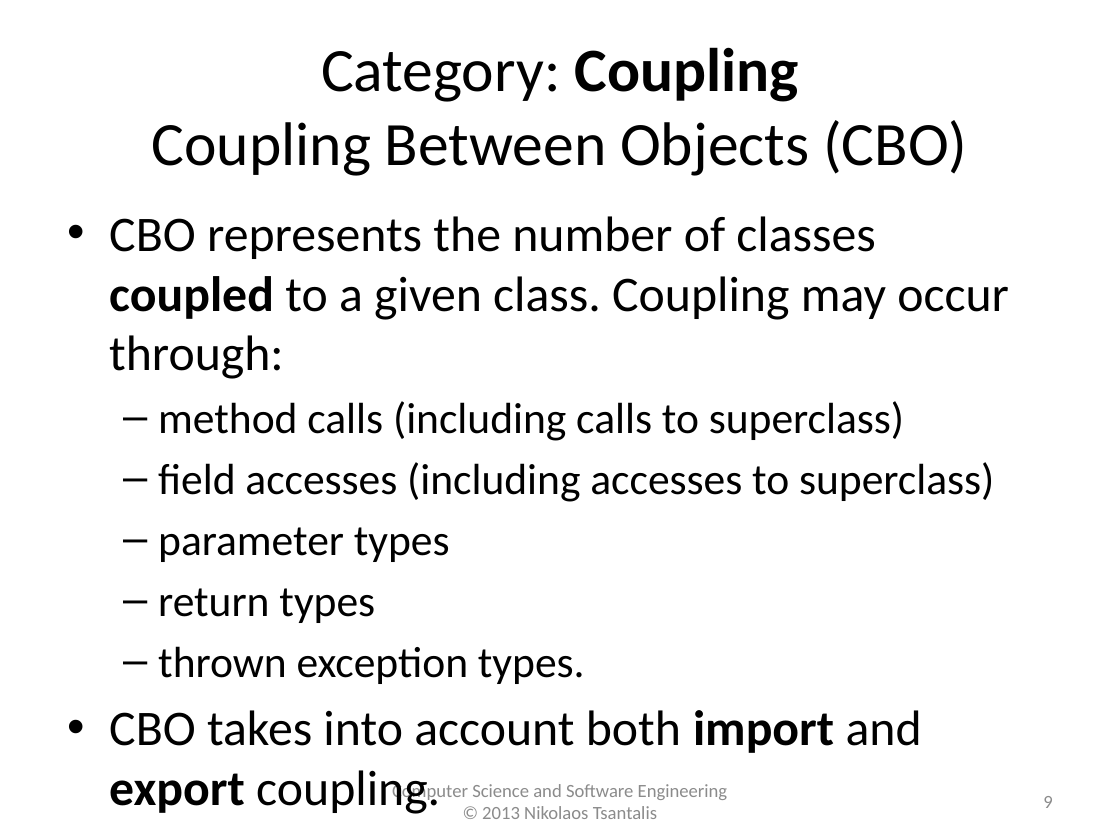
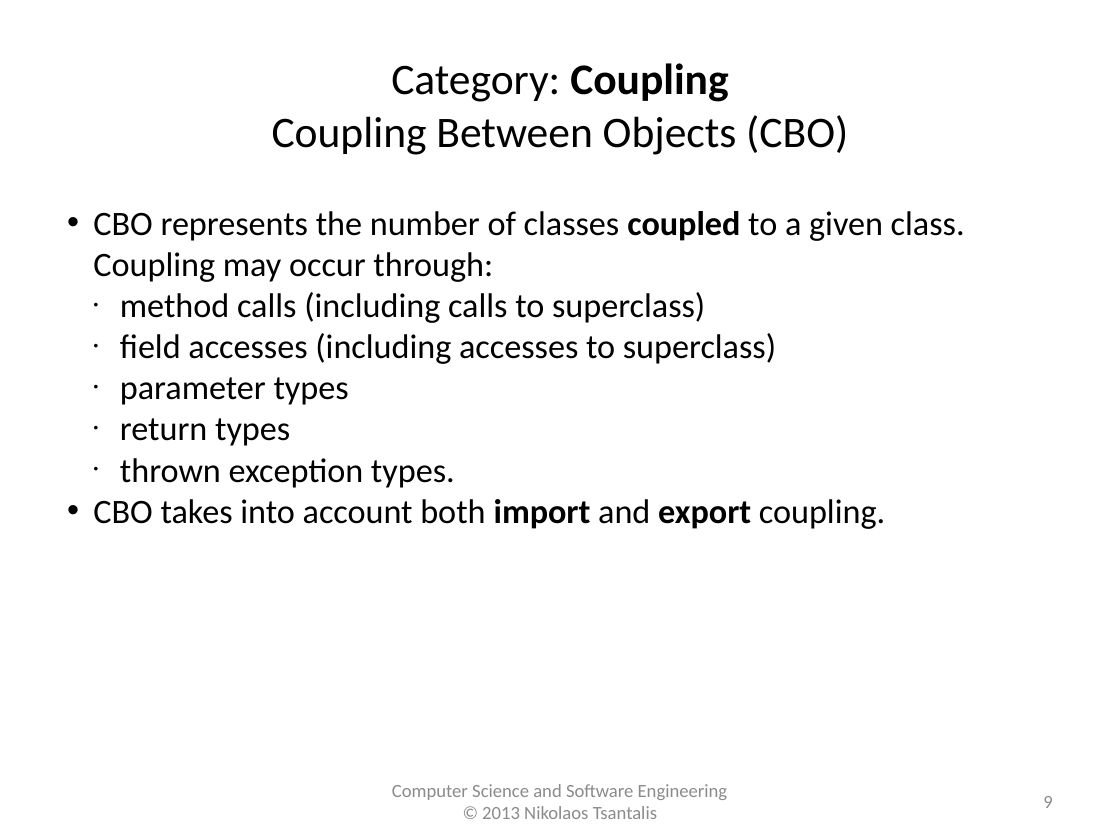
Before and after one commit to tajmilur-rahman/SOEN6611, a slide deck: slide 9 of lectures/lec3/Object-Oriented_Metrics_CK.pptx. Drawn at 1120x840 pixels with LibreOffice and Linux fonts; fonts in the diff are those of the drawing. Boxes give left, top, right and bottom in pixels: in the first picture for what was removed or moved away, otherwise in the second. Text is boxed around its words. In the diff, an @@ line names an element or a change of style, - is before the commit and + after.

Commit message:
project data files updated. class lectures updated.

```diff
--- a/lectures/lec3/Object-Oriented_Metrics_CK.pptx
+++ b/lectures/lec3/Object-Oriented_Metrics_CK.pptx
@@ text at [272,63,848,155]: text changed; size 39.6 to 28 pt @@
-Category: Coupling
-Coupling Between Objects (CBO)
+Category: Coupling
+Coupling Between Objects (CBO)
@@ text "CBO represents the number of ..." at [93,211,965,529]: size 32 to 22 pt in "CBO represents the number of classes coupled ...", "CBO takes into account both import and ..."; size 28 to 22 pt in "method calls (including calls to superclass)", "field accesses (including accesses to superclass)", "parameter types", "return types" and 1 more places; indent changed; less space between paragraphs; bullet – to ● @@
@@ text "Computer Science and Software Engineering" at [392,784,728,819]: text colour #8C8C8C to #8B8B8B @@
```
Also in this commit, not shown: 20 other slides changed, 9 other files.
